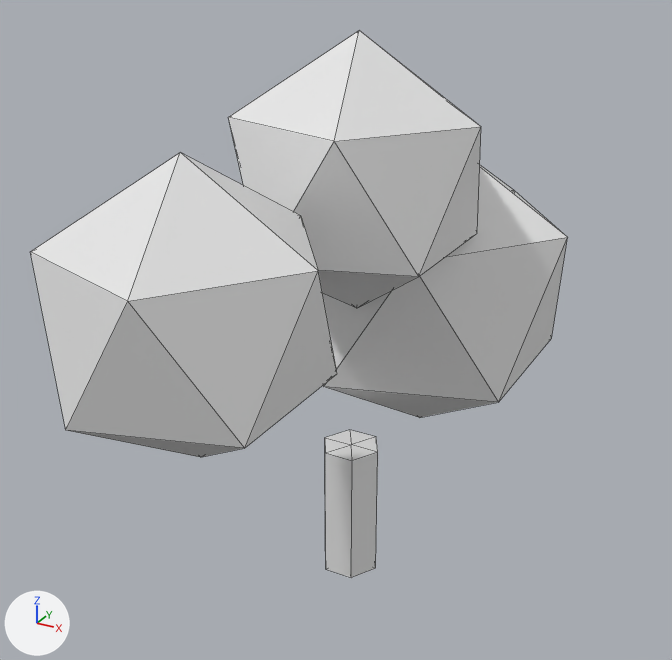
A saved change to the FBX model Assets/Resources/Models/WildPlant_b.fbx.
Before and after are seen from a 50 mm lens placed at (0.376, -0.714, 0.618), pointed at (0.001, -0.033, 0.278). The axes (+X, +Y, +Z) are drawn at lower left. The lights are the same throughout. The picture after the commit comes second. Mesh edges are drawn as thin lines. Objects named as collision shapes, trigger or cutter boxes, shadow casters or lower levels of detail are left out. Where no turn or scale is listed for an object, it has been applied to the vertices.

In view in the first picture: 'WildPlant_b'.
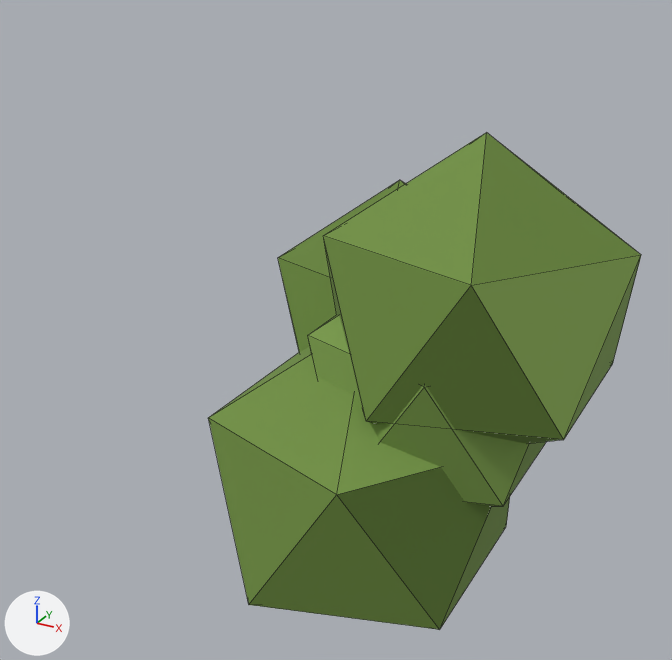
Boxes [x1, y1, x2, y2] around the edits, measured in the pictures (672 x 660 px; the box of a moved part takes in the faces that stretch with it):
'WildPlant_b', reshaped (19% narrower, 9% shorter)
    before: [30, 30, 567, 578]
    after: [208, 132, 641, 630]
part 1 of me_wildplant, added (green)
    after: [324, 132, 641, 444]
part 2 of me_wildplant, added (green)
    after: [208, 347, 510, 630]
part 3 of me_wildplant, added (green)
    after: [308, 315, 546, 506]
part 4 of me_wildplant, deleted
    before: [30, 153, 337, 457]
part 5 of me_wildplant, deleted
    before: [228, 30, 481, 308]
part 6 of me_wildplant, moved or reshaped
    before: [323, 165, 567, 418]
    after: [278, 180, 405, 352]
part 7 of me_wildplant, recoloured
    before: [323, 165, 567, 578]
    after: [278, 180, 405, 352]

Diff of the bpy script that builds the scene:
```diff
--- a/Assets/Resources/Models/WildPlant_b.fbx.py
+++ b/Assets/Resources/Models/WildPlant_b.fbx.py
@@ img_palette_png @@
+img_palette_png = load_image('palette.png', '../../Art/Palette/Palette.png', 128, 432, 'sRGB')
@@ mat_m_palette @@
+mat_m_palette = principled_material('M_Palette')
+mat_m_palette.texture = img_palette_png
+mat_m_palette.roughness = 0.85
@@ me_wildplant @@
 # used by ob_wildplant_b; location = (0.0, 0.0, 0.0)
 # verts and faces of me_wildplant; kept vertices keep their numbers, new ones are numbered from 50
 # before: 14 (0.007, 0.154, 0.098) at pixel (419, 417), 15 (0.127, 0.068, 0.189) at pixel (498, 402), 16 (-0.038, 0.014, 0.189) at pixel (323, 386), 17 (-0.141, 0.154, 0.189), 18 (-0.038, 0.295, 0.189)
 # before: 19 (0.127, 0.241, 0.189) at pixel (551, 338), 20 (0.053, 0.014, 0.337), 21 (-0.112, 0.068, 0.337), 22 (-0.112, 0.241, 0.337), 23 (0.053, 0.295, 0.337) at pixel (514, 190)
 # before: 24 (0.155, 0.154, 0.337) at pixel (567, 237), 25 (0.007, 0.154, 0.428)
-me_wildplant.from_pydata(...)  # 50 vertices, 78 faces; spans x -0.141..0.155, y -0.322..0.295, z 0.0..0.534
+me_wildplant.from_pydata(...)  # 62 vertices, 98 faces; spans x -0.142..0.253, y -0.179..0.252, z -0.019..0.464
+# me_wildplant part 1: a new loose piece, an icosphere of 20 faces spanning x -0.01..0.253, y -0.128..0.122, z 0.17..0.464, in mat_m_palette (picture img_palette_png)
+# me_wildplant part 2: a new loose piece, an icosphere of 20 faces spanning x -0.105..0.18, y -0.179..0.092, z -0.019..0.3, in mat_m_palette (picture img_palette_png)
+# me_wildplant part 3: a new loose piece, an icosphere of 20 faces spanning x -0.023..0.206, y -0.122..0.096, z 0.105..0.362, in mat_m_palette (picture img_palette_png)
+# me_wildplant part 4: the loose piece of 12 vertices spanning x -0.12..0.091, y -0.322..-0.12, z 0.239..0.476 is deleted
+# me_wildplant part 5: the loose piece of 12 vertices spanning x -0.114..0.111, y -0.095..0.12, z 0.282..0.534 is deleted
+# me_wildplant part 6
+verts[14] = (-0.016, 0.132, 0.095)  # moved
+verts[15] = (0.086, 0.058, 0.173)  # moved
+verts[16] = (-0.055, 0.012, 0.173)  # moved
+verts[17] = (-0.142, 0.132, 0.173)  # moved, pixel (296, 338)
+verts[18] = (-0.055, 0.252, 0.173)  # moved
+verts[19] = (0.086, 0.207, 0.173)  # moved
+verts[20] = (0.023, 0.012, 0.299)  # moved
+verts[21] = (-0.118, 0.058, 0.299)  # moved, pixel (277, 257)
+verts[22] = (-0.118, 0.207, 0.299)  # moved
+verts[23] = (0.023, 0.252, 0.299)  # moved
+verts[24] = (0.11, 0.132, 0.299)  # moved
+verts[25] = (-0.016, 0.132, 0.377)  # moved, pixel (399, 179)
+# me_wildplant part 7: 38 faces spanning x -0.142..0.11, y -0.026..0.252, z 0.0..0.377 switch from no material to mat_m_palette (picture img_palette_png)
```
